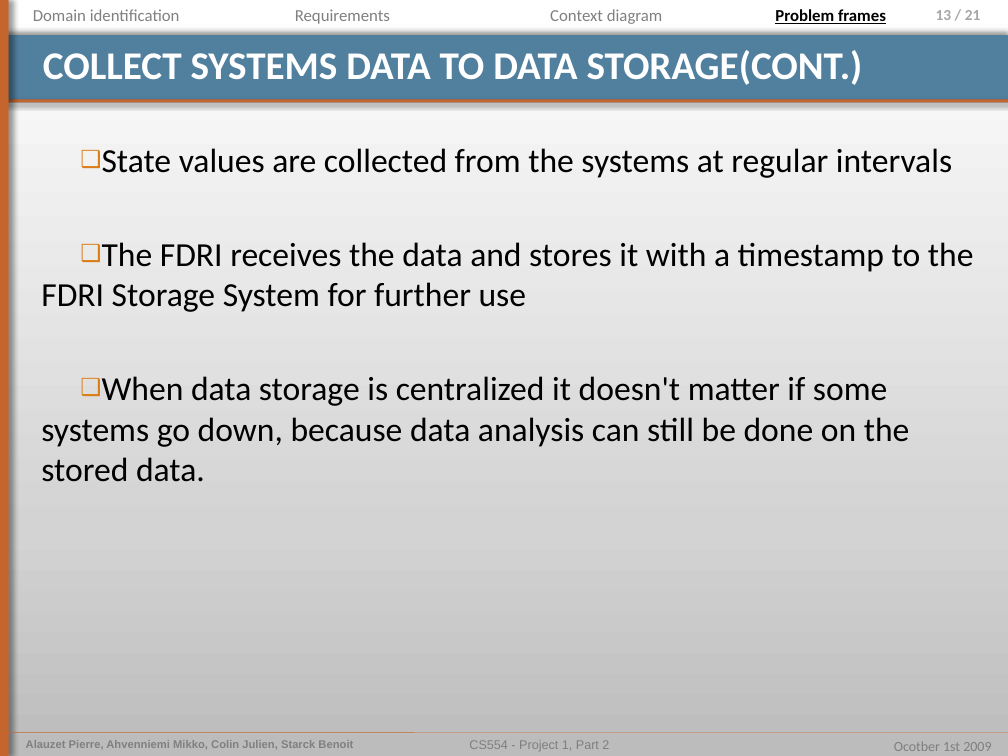
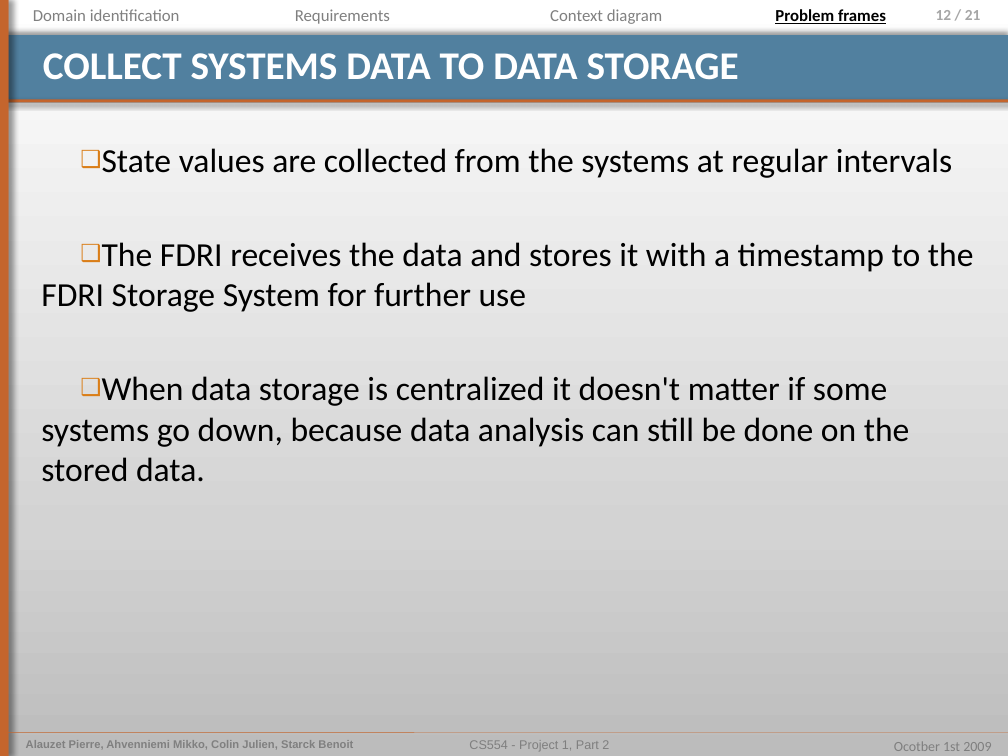
Before and after one commit to pierrealauzet/euroteam, a slide deck: slide 12 of Project 1/Part 2/CS554_EuroTeam_Problem_Frames.pptx (slide 13 before the commit). Drawn at 1008x756 pixels with LibreOffice and Linux fonts; fonts in the diff are those of the drawing. Boxes give left, top, right and bottom in pixels: in the first picture for what was removed or moved away, otherwise in the second. Text is boxed around its words. In the diff, an @@ line names an element or a change of style, - is before the commit and + after.

```diff
--- a/Project 1/Part 2/CS554_EuroTeam_Problem_Frames.pptx
+++ b/Project 1/Part 2/CS554_EuroTeam_Problem_Frames.pptx
@@ title at bbox=[43, 53, 739, 80]: text changed @@
-COLLECT SYSTEMS DATA TO DATA STORAGE(CONT.)
+COLLECT SYSTEMS DATA TO DATA STORAGE
```
Also in this commit, not shown: 15 other slides changed, 1 slide added, 1 other file.
